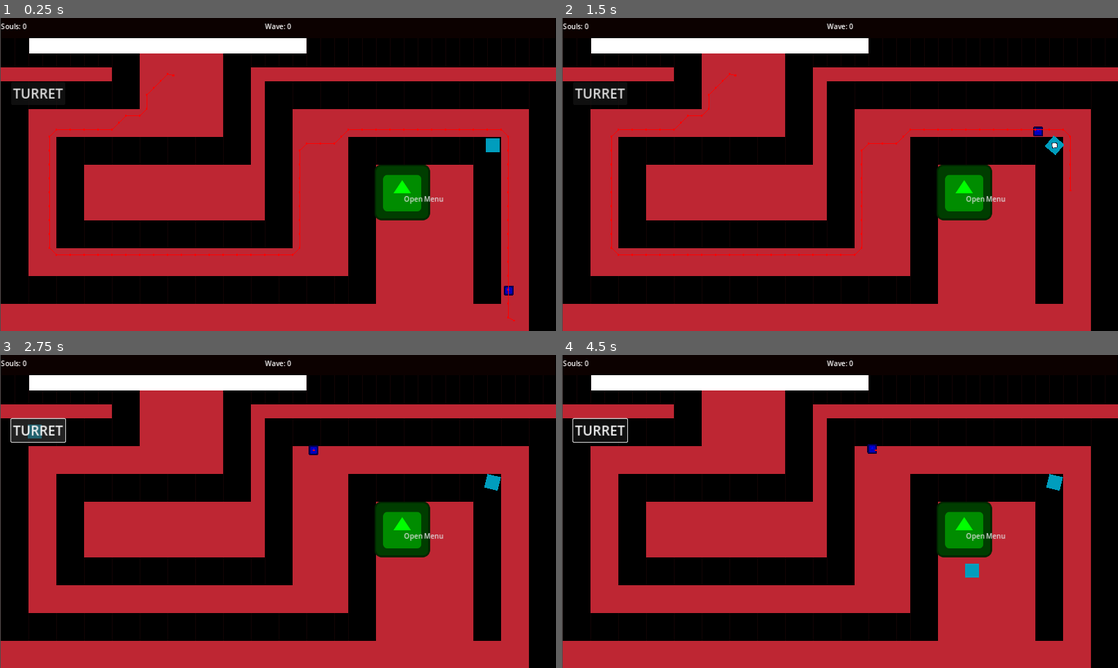
Above: before the commit, frames 1-4 (two rows, left to right).
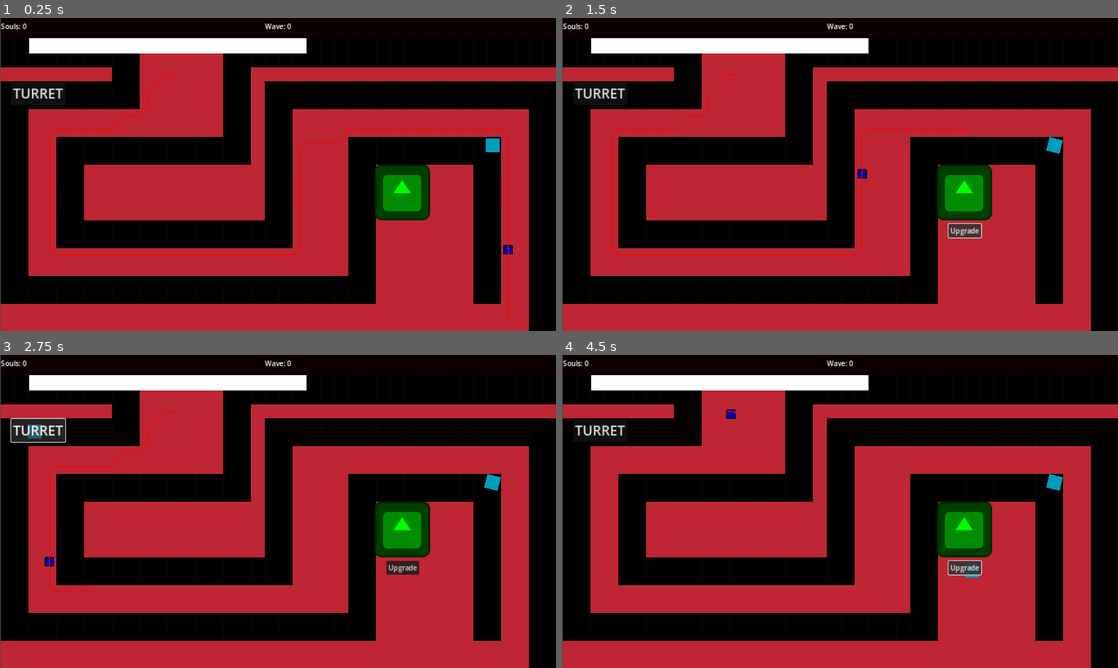
Above: after the commit, the same moments.

Repository: Jon-Hudak/TowerOffense
Game: Godot game, scene res://main.tscn
Same seed, same stepped clock (60 frames per second), same inputs: the game is played once before the commit and once after it. The engine's default icon, where the game draws it, is replaced by a stand-in: a white triangle on a blue panel in a dark square.
Inputs (mouse positions are in pixels of both pictures, inside the frame that each line leads up to):
- Up to frame 1 (0.25 s): no input
- Up to frame 2 (1.5 s): click (984, 199) at 0.5 s, where only the run before the commit has a clickable "Open Menu"; click (962, 230) at 1.25 s, where only the run after the commit has a clickable "Upgrade"
- Up to frame 3 (2.75 s): click "TURRET" at 2 s
- Up to frame 4 (4.5 s): click (962, 567) at 2.75 s, where only the run after the commit has a clickable "Upgrade"; click "TURRET" at 3.5 s; click (962, 567) at 4.25 s, where only the run after the commit has a clickable "Upgrade"

The runs differ from the first frame. In frame 1, 0.2% of the frame differs, in the area x 72-93%, y 56-89%; in frame 2, 0.7%, in the area x 53-92%, y 34-71%; in frame 3, 0.6%; in frame 4, 0.6%.

Commit message:
wip: spawners

Diff:
--- a/Creep.gd
+++ b/Creep.gd
@@ -4,11 +4,13 @@
 @onready var base= $"../Base/Marker2D"
 
 @onready var nav_agent: NavigationAgent2D = $NavigationAgent2D
+@export var resource: CreepResource
 @export var speed: float = 300
 @export var max_health: int = 100
 @export var attack_rate: float = 1.0
 @export var damage: int = 20
 @export var target: Vector2
+@export var level: int = 1
 
 @onready var movement = $Movement
 @onready var hurtbox = $Hurtbox
@@ -22,7 +24,7 @@
 
 func _ready():
 	target=base.global_position
-
+	$Icon2.texture=resource.sprite
 	make_path()
 
 	initialize_stats()
@@ -52,8 +54,8 @@
 	pass
 
 func initialize_stats():
-	health.set_health(max_health)
-	movement.speed=speed
+	health.initialize_health(resource.max_health + (20*level))
+	movement.speed=resource.speed
 	movement.set_modified_speed()
 
 
@@ -62,3 +64,9 @@
 		"speed":
 			movement.speed_modifiers.push_back(status)
 			movement.set_modified_speed()
+
+
+
+
+func _on_health_health_depleated():
+	queue_free()
--- a/CreepSpawner.gd
+++ b/CreepSpawner.gd
@@ -3,8 +3,11 @@
 @export var creep = preload("res://creep.tscn")
 @export var base_spawn_rate: float = 5
 @export var level = 1
+@export var resource: CreepResource
+
 @onready var menu_panel = $MenuPanel
 @onready var popup_menu = $PopupMenu
+@onready var panel_cont = $PanelCont
 
 @onready var spawn_timer = $SpawnTimer
 
@@ -12,8 +15,8 @@
 
 func _ready():
 	spawn_timer.start(get_spawn_rate())
-	popup_menu.get_popup().connect("index_pressed", on_id_pressed)
-	popup_menu.get_popup().hide_on_item_selection = false
+	print(Globals.souls, "souls")
+
 
 
 func _process(delta):
@@ -27,11 +30,13 @@
 
 func spawn_creep():
 	var new_creep = creep.instantiate()
+	new_creep.level = level
 	new_creep.global_position = global_position
 	creep_spawning.emit(new_creep)
 
+
 func get_spawn_rate():
-	return base_spawn_rate/level
+	return resource.spawn_rate/level
 
 
 
@@ -39,13 +44,18 @@
 func upgrade_spawner():
 	level+=1
 
-
-
-#func _on_input_event(viewport, event, shape_idx):
-	#if event.button_mask == 1:
-		#menu_panel.set_visible(true)
-
 func on_id_pressed(id):
 	if id == 0: #0 is upgrade button
 
 		upgrade_spawner()
+
+
+func _on_input_event(viewport, event, shape_idx):
+	if event.button_mask==1:
+		panel_cont.visible=true
+
+
+
+
+func _on_upgrade_button_pressed():
+	upgrade_spawner()
--- a/Health.gd
+++ b/Health.gd
@@ -1,17 +1,32 @@
 extends Component
-var max_health: int = 100
+var max_health: int
 var health: int
+
+signal health_depleated
 # Called when the node enters the scene tree for the first time.
 func _ready():
 	health = max_health
+	print(health, "/", max_health)
 
 
 func change_health(health_diff: int):
 	health-=health_diff #negative numbers heal
 	if health>max_health:
 		health=max_health
+	if health<=0:
+		health_depleated.emit()
 
+func set_max_health(new_max: int):
+	max_health = new_max
 
 
 func set_health(new_health: int):
 	health = new_health if new_health<=max_health else max_health
+
+func change_max_health(diff):
+	max_health+=diff
+	health+=diff
+
+func initialize_health(num):
+	max_health = num
+	health = num
--- a/Tower.gd
+++ b/Tower.gd
@@ -10,8 +10,8 @@
 
 
 @export var fire_rate: float = 0.5
-@export var damage: int = 100
-@export var statuses: Array[Dictionary] = [{"name":"speed","amount":100}]
+@export var damage: int = 50
+@export var statuses: Array[Dictionary] = [{"name":"speed","amount":-50}]
 
 signal tower_built
 signal projectile_shot
@@ -26,8 +26,9 @@
 	#if is_preview:
 		#global_position=get_global_mouse_position()
 		#
-	if $Area2D.has_overlapping_bodies():
+	if $Area2D.get_overlapping_bodies().size()>0:
 		var target=$Area2D.get_overlapping_bodies()[0]
+
 		if target.is_in_group("creep"):
 			look_at(target.global_position)
 		if fire_rate_timer.time_left <= 0:
--- /dev/null
+++ b/TurretButtonContainer.gd
@@ -0,0 +1,13 @@
+extends VBoxContainer
+@export var button_resources: Array[CreepResource]
+
+signal spawner_built
+# Called when the node enters the scene tree for the first time.
+func _ready():
+	for button in button_resources:
+		button.sprite
+
+
+# Called every frame. 'delta' is the elapsed time since the previous frame.
+func _process(delta):
+	pass
--- a/creep.tscn
+++ b/creep.tscn
@@ -1,6 +1,7 @@
-[gd_scene load_steps=11 format=3 uid="uid://bo30baru3bqpk"]
+[gd_scene load_steps=12 format=3 uid="uid://bo30baru3bqpk"]
 
 [ext_resource type="Script" path="res://Creep.gd" id="1_cwhiu"]
+[ext_resource type="Resource" uid="uid://vxe22b7qj147" path="res://resources/speedy.tres" id="2_dymu4"]
 [ext_resource type="Texture2D" uid="uid://b3myts0snbjqj" path="res://icon.svg" id="2_jsxrp"]
 [ext_resource type="Script" path="res://Movement.gd" id="3_scymk"]
 [ext_resource type="Script" path="res://Hurtbox.gd" id="4_8behx"]
@@ -9,8 +10,8 @@
 [ext_resource type="Script" path="res://Health.gd" id="7_4ec1e"]
 [ext_resource type="Script" path="res://StatusReceiver.gd" id="8_cnff2"]
 
-[sub_resource type="RectangleShape2D" id="RectangleShape2D_nhq3b"]
-size = Vector2(40.3636, 43.4547)
+[sub_resource type="CircleShape2D" id="CircleShape2D_u844f"]
+radius = 29.6149
 
 [sub_resource type="RectangleShape2D" id="RectangleShape2D_l7foc"]
 size = Vector2(57.5758, 57.5757)
@@ -19,10 +20,11 @@
 position = Vector2(1117, 647)
 scale = Vector2(0.385, 0.385)
 collision_layer = 2
-collision_mask = 2
+collision_mask = 3
 motion_mode = 1
 wall_min_slide_angle = 0.0
 script = ExtResource("1_cwhiu")
+resource = ExtResource("2_dymu4")
 
 [node name="Icon2" type="Sprite2D" parent="."]
 modulate = Color(0, 0, 1, 1)
@@ -36,6 +38,7 @@
 navigation_layers = 3
 path_postprocessing = 1
 avoidance_enabled = true
+radius = 32.65
 avoidance_layers = 3
 avoidance_mask = 3
 debug_enabled = true
@@ -45,9 +48,8 @@
 autostart = true
 
 [node name="CollisionShape2D" type="CollisionShape2D" parent="."]
-position = Vector2(1.09673e-05, 2.02656e-05)
 rotation = -0.785398
-shape = SubResource("RectangleShape2D_nhq3b")
+shape = SubResource("CircleShape2D_u844f")
 
 [node name="RayCast2D" type="RayCast2D" parent="."]
 
@@ -77,4 +79,5 @@
 [connection signal="timeout" from="Timer" to="." method="_on_timer_timeout"]
 [connection signal="body_entered" from="Hurtbox" to="Hurtbox" method="_on_body_entered"]
 [connection signal="hit_by_attack" from="Hurtbox" to="." method="_on_hurtbox_hit_by_attack"]
+[connection signal="health_depleated" from="Health" to="." method="_on_health_health_depleated"]
 [connection signal="status_received" from="StatusReceiver" to="." method="_on_status_receiver_status_received"]
--- /dev/null
+++ b/creep_resource.gd
@@ -0,0 +1,9 @@
+extends Resource
+class_name CreepResource
+
+@export var speed: float = 300
+@export var max_health: int = 100
+@export var attack_rate: float = 1.0
+@export var damage: int = 20
+@export var spawn_rate: float = 5
+@export var sprite: Texture2D
--- /dev/null
+++ b/creep_spawner.tscn
@@ -0,0 +1,43 @@
+[gd_scene load_steps=5 format=3 uid="uid://bfh71wnfmnc6e"]
+
+[ext_resource type="Script" path="res://CreepSpawner.gd" id="1_icxle"]
+[ext_resource type="Texture2D" uid="uid://b3myts0snbjqj" path="res://icon.svg" id="2_k8pfo"]
+[ext_resource type="Resource" uid="uid://vxe22b7qj147" path="res://resources/speedy.tres" id="2_yexk4"]
+
+[sub_resource type="RectangleShape2D" id="RectangleShape2D_aba5n"]
+size = Vector2(126, 127)
+
+[node name="CreepSpawner" type="StaticBody2D" groups=["spawner"]]
+position = Vector2(926, 401)
+collision_layer = 128
+input_pickable = true
+script = ExtResource("1_icxle")
+resource = ExtResource("2_yexk4")
+
+[node name="Sprite2D" type="Sprite2D" parent="."]
+modulate = Color(0, 1, 0, 1)
+texture = ExtResource("2_k8pfo")
+
+[node name="CollisionShape2D" type="CollisionShape2D" parent="."]
+position = Vector2(1, 0.5)
+shape = SubResource("RectangleShape2D_aba5n")
+
+[node name="SpawnTimer" type="Timer" parent="."]
+one_shot = true
+
+[node name="PanelCont" type="PanelContainer" parent="."]
+visible = false
+offset_left = -36.0
+offset_top = 73.0
+offset_right = 39.0
+offset_bottom = 104.0
+
+[node name="UpgradeButton" type="Button" parent="PanelCont"]
+layout_mode = 2
+size_flags_horizontal = 4
+text = "Upgrade"
+
+[connection signal="input_event" from="." to="." method="_on_input_event"]
+[connection signal="timeout" from="SpawnTimer" to="." method="_on_spawn_timer_timeout"]
+[connection signal="gui_input" from="PanelCont" to="." method="_on_panel_cont_gui_input"]
+[connection signal="pressed" from="PanelCont/UpgradeButton" to="." method="_on_upgrade_button_pressed"]
--- /dev/null
+++ b/globals.gd
@@ -0,0 +1,5 @@
+extends Node
+class_name Global
+
+@export var souls: int = 0
+@export var waves: int = 0
--- a/main.gd
+++ b/main.gd
@@ -7,6 +7,7 @@
 @onready var main_nav_agent = $Marker2D/NavigationAgent2D
 @onready var spawn_marker = $Marker2D
 @onready var tile_map = $NavigationRegion2D/TileMap
+@onready var panel_cont = $CreepSpawner/PanelCont
 
 var building_tower
 var can_build_here: bool = false
@@ -18,6 +19,11 @@
 	main_nav_agent.target_position = base.global_position
 	#$Creep.target=$NavigationRegion2D/TileMap.local_to_map($Base.global_position)
 	$Creep.target=base.global_position
+	var spawners = get_tree().get_nodes_in_group("spawner")
+
+	for spawner in spawners:
+		print(spawner)
+		spawner.connect("creep_spawning", _on_creep_spawner_creep_spawning)
 
 
 # Called every frame. 'delta' is the elapsed time since the previous frame.
@@ -91,9 +97,9 @@
 
 
 func _on_tower_projectile_shot(projectile):
-	print(projectile)
 	add_child(projectile)
 
 
 func _on_creep_spawner_creep_spawning(creep):
+	print("hi")
 	add_child(creep)
--- a/main.tscn
+++ b/main.tscn
@@ -7,7 +7,10 @@
 [ext_resource type="Resource" uid="uid://cjqjokx25hqtb" path="res://resources/speed_tower.tres" id="3_u2pig"]
 [ext_resource type="PackedScene" uid="uid://dtf348ckiseav" path="res://tower_base.tscn" id="5_hqx1l"]
 [ext_resource type="PackedScene" uid="uid://bo30baru3bqpk" path="res://creep.tscn" id="7_r7ppu"]
-[ext_resource type="Script" path="res://CreepSpawner.gd" id="8_3fiav"]
+[ext_resource type="PackedScene" uid="uid://bfh71wnfmnc6e" path="res://creep_spawner.tscn" id="8_mkas2"]
+[ext_resource type="Script" path="res://TurretButtonContainer.gd" id="9_afkbt"]
+[ext_resource type="Resource" uid="uid://dl7i8ennjnley" path="res://resources/normal.tres" id="10_55nt8"]
+[ext_resource type="Resource" uid="uid://vxe22b7qj147" path="res://resources/speedy.tres" id="11_hv53g"]
 
 [sub_resource type="NavigationPolygon" id="NavigationPolygon_4csje"]
 outlines = Array[PackedVector2Array]([PackedVector2Array(12, 0, 17, 352, 641, 360, 651, 8)])
@@ -75,9 +78,6 @@
 [sub_resource type="RectangleShape2D" id="RectangleShape2D_svd5k"]
 size = Vector2(644, 98)
 
-[sub_resource type="RectangleShape2D" id="RectangleShape2D_aba5n"]
-size = Vector2(126, 127)
-
 [sub_resource type="StyleBoxFlat" id="StyleBoxFlat_elkoq"]
 bg_color = Color(0.0470588, 0.00392157, 0, 1)
 
@@ -146,34 +146,7 @@
 debug_use_custom = true
 debug_path_custom_color = Color(0, 0, 1, 1)
 
-[node name="CreepSpawner" type="StaticBody2D" parent="."]
-position = Vector2(926, 401)
-input_pickable = true
-script = ExtResource("8_3fiav")
-
-[node name="Sprite2D" type="Sprite2D" parent="CreepSpawner"]
-modulate = Color(0, 1, 0, 1)
-texture = ExtResource("1_qybrp")
-
-[node name="CollisionShape2D" type="CollisionShape2D" parent="CreepSpawner"]
-position = Vector2(1, 0.5)
-shape = SubResource("RectangleShape2D_aba5n")
-
-[node name="SpawnTimer" type="Timer" parent="CreepSpawner"]
-one_shot = true
-
-[node name="PopupMenu" type="MenuButton" parent="CreepSpawner"]
-text = "Open Menu"
-item_count = 1
-popup/item_0/text = "Upgrade"
-popup/item_0/id = 0
-
-[node name="UpgradeButton" type="Button" parent="CreepSpawner/PopupMenu"]
-visible = false
-offset_right = 75.0
-offset_bottom = 40.0
-size_flags_horizontal = 4
-text = "Upgrade"
+[node name="CreepSpawner" parent="." instance=ExtResource("8_mkas2")]
 
 [node name="CanvasLayer" type="CanvasLayer" parent="."]
 
@@ -182,6 +155,8 @@
 offset_top = 147.0
 offset_right = 150.0
 offset_bottom = 199.0
+script = ExtResource("9_afkbt")
+button_resources = Array[Resource("res://creep_resource.gd")]([ExtResource("10_55nt8"), ExtResource("11_hv53g")])
 
 [node name="TurretButton" type="Button" parent="CanvasLayer/VBoxContainer"]
 layout_mode = 2
@@ -234,9 +209,4 @@
 text = "0"
 
 [connection signal="projectile_shot" from="NavigationRegion2D/Tower" to="." method="_on_tower_projectile_shot"]
-[connection signal="creep_spawning" from="CreepSpawner" to="." method="_on_creep_spawner_creep_spawning"]
-[connection signal="input_event" from="CreepSpawner" to="CreepSpawner" method="_on_input_event"]
-[connection signal="timeout" from="CreepSpawner/SpawnTimer" to="." method="_on_spawn_timer_timeout"]
-[connection signal="timeout" from="CreepSpawner/SpawnTimer" to="CreepSpawner" method="_on_spawn_timer_timeout"]
-[connection signal="pressed" from="CreepSpawner/PopupMenu/UpgradeButton" to="CreepSpawner" method="_on_upgrade_button_pressed"]
 [connection signal="pressed" from="CanvasLayer/VBoxContainer/TurretButton" to="." method="_on_turret_button_pressed"]
--- a/project.godot
+++ b/project.godot
@@ -14,6 +14,10 @@
 run/main_scene="res://main.tscn"
 config/features=PackedStringArray("4.2", "Forward Plus")
 config/icon="res://icon.svg"
+
+[autoload]
+
+Globals="*res://globals.gd"
 
 [display]
 
--- /dev/null
+++ b/resources/normal.tres
@@ -0,0 +1,13 @@
+[gd_resource type="Resource" script_class="CreepResource" load_steps=3 format=3 uid="uid://dl7i8ennjnley"]
+
+[ext_resource type="Script" path="res://creep_resource.gd" id="1_nktcn"]
+[ext_resource type="Texture2D" uid="uid://b3myts0snbjqj" path="res://icon.svg" id="2_knfn0"]
+
+[resource]
+script = ExtResource("1_nktcn")
+speed = 300.0
+max_health = 100
+attack_rate = 1.0
+damage = 20
+spawn_rate = 5.0
+sprite = ExtResource("2_knfn0")
--- /dev/null
+++ b/resources/speedy.tres
@@ -0,0 +1,13 @@
+[gd_resource type="Resource" script_class="CreepResource" load_steps=3 format=3 uid="uid://vxe22b7qj147"]
+
+[ext_resource type="Script" path="res://creep_resource.gd" id="1_a6l3r"]
+[ext_resource type="Texture2D" uid="uid://b3myts0snbjqj" path="res://icon.svg" id="2_6p4aw"]
+
+[resource]
+script = ExtResource("1_a6l3r")
+speed = 700.0
+max_health = 50
+attack_rate = 1.0
+damage = 30
+spawn_rate = 5.0
+sprite = ExtResource("2_6p4aw")
Not shown: 1 places in main.tscn that only renumber resources
